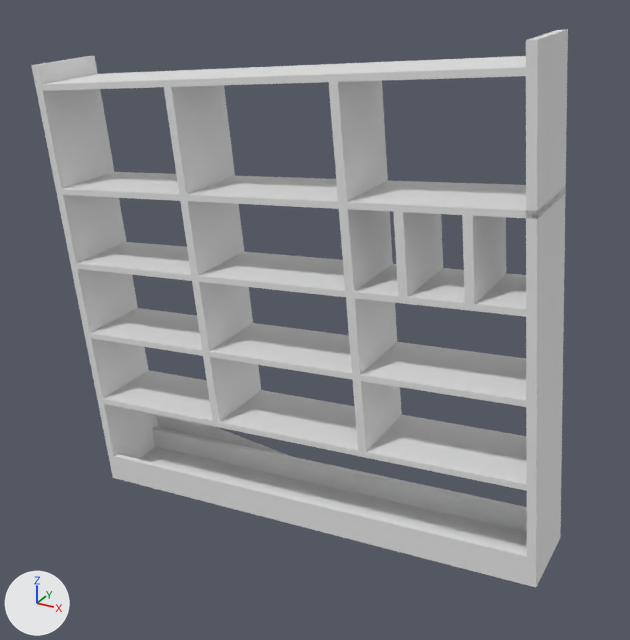
The OBJ model resources/models/Normalized/Shelf/m861.obj: old version first, new version second.
Camera for both pictures: a 50 mm camera at (0.719, -1.245, 0.62) aimed at (0.032, 0.005, -0.005). Lighting does not change. The marker at lower left points along +X, +Y and +Z. Where no turn or scale is listed for an object, it has been applied to the vertices.

In view in the first picture: 'm861'.
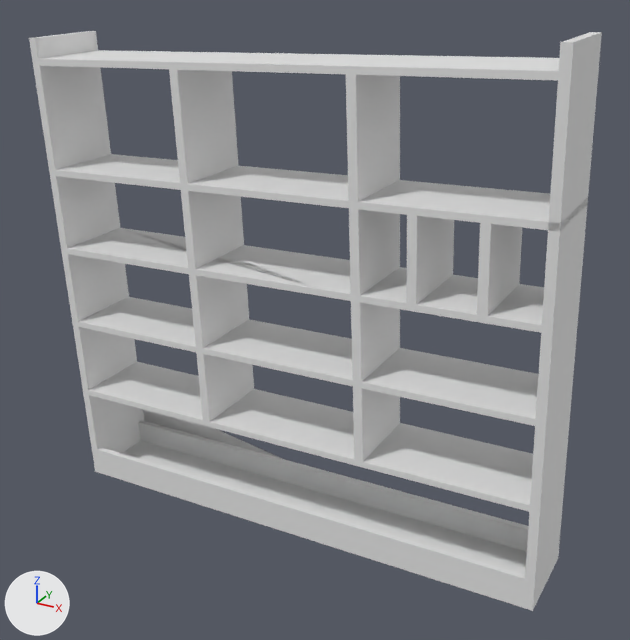
The change, as a diff of the scene's bpy script:
```diff
--- a/resources/models/Normalized/Shelf/m861.obj.py
+++ b/resources/models/Normalized/Shelf/m861.obj.py
@@ me_m861 @@
-me_m861.from_pydata(...)  # 5497 vertices, 10917 faces; spans x -0.509..0.491, y -0.082..0.08, z -0.443..0.5
+me_m861.from_pydata(...)  # 4993 vertices, 9911 faces; spans x -0.508..0.492, y -0.086..0.085, z -0.438..0.498
+# me_m861 part 1: the loose piece of 546 vertices spanning x -0.509..0.491, y -0.082..0.08, z -0.443..0.5 is multiplied about the mesh origin by the matrix ((1.043, 0.001, 0.057), (-0.002, 1.044, 0.008), (-0.057, -0.009, 1.043))
+# me_m861 part 2: the loose piece of 232 vertices spanning x -0.413..0.474, y 0.047..0.07, z -0.43..-0.297 is multiplied about the mesh origin by the matrix ((1.043, 0.001, 0.057), (-0.002, 1.044, 0.008), (-0.057, -0.009, 1.043))
+# me_m861 part 3: the loose piece of 386 vertices spanning x -0.49..0.396, y -0.082..0.078, z 0.365..0.465 is multiplied about the mesh origin by the matrix ((1.043, 0.001, 0.057), (-0.002, 1.044, 0.008), (-0.057, -0.009, 1.043))
+# me_m861 part 4: the loose piece of 386 vertices spanning x -0.471..0.43, y -0.081..0.078, z 0.175..0.276 is multiplied about the mesh origin by the matrix ((1.043, 0.001, 0.057), (-0.002, 1.044, 0.008), (-0.057, -0.009, 1.043))
+# me_m861 part 5: the loose piece of 386 vertices spanning x -0.162..-0.132, y -0.072..0.076, z -0.223..-0.087 is multiplied about its middle by the matrix ((1.038, 0.001, 0.056), (-0.002, 1.04, 0.008), (-0.056, -0.008, 1.038)), then moved by (-0.015, -0.001, 0.001)
+# me_m861 part 6: the loose piece of 386 vertices spanning x 0.133..0.164, y -0.077..0.071, z -0.047..0.09 is multiplied about the mesh origin by the matrix ((1.038, 0.001, 0.056), (-0.002, 1.04, 0.008), (-0.056, -0.008, 1.038))
+# me_m861 part 7: the loose piece of 386 vertices spanning x -0.177..-0.146, y -0.072..0.075, z -0.078..0.059 is multiplied about its middle by the matrix ((1.038, 0.001, 0.056), (-0.002, 1.04, 0.008), (-0.056, -0.008, 1.038)), then moved by (-0.014, 0.001, 0.161)
+# me_m861 part 8: the loose piece of 203 vertices spanning x 0.099..0.135, y -0.078..0.07, z 0.244..0.426 is multiplied about its middle by the matrix ((1.038, 0.001, 0.056), (-0.002, 1.04, 0.008), (-0.056, -0.008, 1.038)), then moved by (0.024, 0.002, 0.007)
+# me_m861 part 9: the loose piece of 386 vertices spanning x 0.211..0.242, y -0.078..0.069, z 0.108..0.245 is rebuilt with 357 vertices and now spans x 0.234..0.259, y -0.081..0.073, z 0.1..0.242
+# me_m861 part 10: the loose piece of 337 vertices spanning x 0.147..0.178, y -0.076..0.071, z -0.193..-0.056 is rebuilt with 218 vertices and now spans x 0.15..0.175, y -0.081..0.073, z -0.21..-0.068
+# me_m861 part 11: the loose piece of 271 vertices spanning x -0.442..0.443, y -0.08..0.079, z -0.117..-0.017 is rebuilt with 147 vertices and now spans x -0.467..0.461, y -0.084..0.082, z -0.097..-0.043
+# me_m861 part 12: the loose piece of 140 vertices spanning x -0.457..0.429, y -0.08..0.079, z 0.029..0.129 is rebuilt with 129 vertices and now spans x -0.474..0.454, y -0.084..0.083, z 0.056..0.11
+# me_m861 part 13: the loose piece of 76 vertices spanning x -0.428..0.458, y -0.079..0.08, z -0.262..-0.163 is rebuilt with 42 vertices and now spans x -0.46..0.468, y -0.085..0.082, z -0.25..-0.196
+# me_m861 part 14: a new loose piece of 199 vertices spanning x 0.348..0.372, y -0.082..0.072, z 0.105..0.247
+# me_m861 part 15: the loose piece of 218 vertices spanning x 0.32..0.35, y -0.08..0.068, z 0.119..0.255 is deleted
+# me_m861 part 16: 769 vertices removed from x -0.21..-0.16, y -0.073..0.075, z 0.068..0.395; 769 vertices added at x -0.197..-0.156, y -0.075..0.081, z -0.072..0.423
+# me_m861 part 17: 385 vertices removed from x 0.118..0.149, y -0.077..0.07, z 0.099..0.235; 217 vertices added at x 0.137..0.161, y -0.079..0.075, z 0.095..0.238
```

Boxes (x1, y1, x2, y2) around the edits, measured in the pictures (630 x 640 px; the box of a moved part takes in the faces that stretch with it):
'm861', reshaped (7% wider): before (31, 29, 568, 587); after (29, 31, 602, 611)
part 1 of me_m861, moved or reshaped: before (31, 29, 568, 587); after (29, 31, 602, 611)
part 2 of me_m861, moved or reshaped: before (152, 427, 527, 532); after (138, 420, 528, 552)
part 3 of me_m861, moved or reshaped: before (41, 56, 526, 91); after (39, 50, 559, 80)
part 4 of me_m861, moved or reshaped: before (62, 172, 566, 219); after (55, 154, 588, 231)
part 5 of me_m861, moved or reshaped: before (203, 356, 261, 422); after (196, 353, 254, 422)
part 6 of me_m861, moved or reshaped: before (346, 297, 397, 375); after (351, 301, 400, 382)
part 7 of me_m861, moved or reshaped: before (192, 281, 253, 351); after (181, 190, 244, 269)
part 8 of me_m861, moved or reshaped: before (329, 81, 388, 202); after (346, 74, 400, 202)
part 9 of me_m861, rebuilt: before (393, 212, 443, 297); after (407, 215, 454, 305)
part 10 of me_m861, rebuilt: before (353, 380, 402, 452); after (353, 387, 400, 462)
part 11 of me_m861, rebuilt (30% taller): before (90, 308, 526, 407); after (78, 297, 539, 426)
part 12 of me_m861, rebuilt (39% taller): before (76, 242, 526, 317); after (67, 228, 544, 333)
part 13 of me_m861, rebuilt (24% taller): before (103, 370, 527, 491); after (88, 362, 533, 512)
part 14 of me_m861, added: after (477, 223, 522, 316)
part 15 of me_m861, deleted: before (462, 215, 506, 304)
part 16 of me_m861, moved or reshaped: before (164, 85, 244, 276); after (169, 69, 249, 348)
part 17 of me_m861, moved or reshaped: before (339, 209, 393, 292); after (349, 208, 400, 296)
